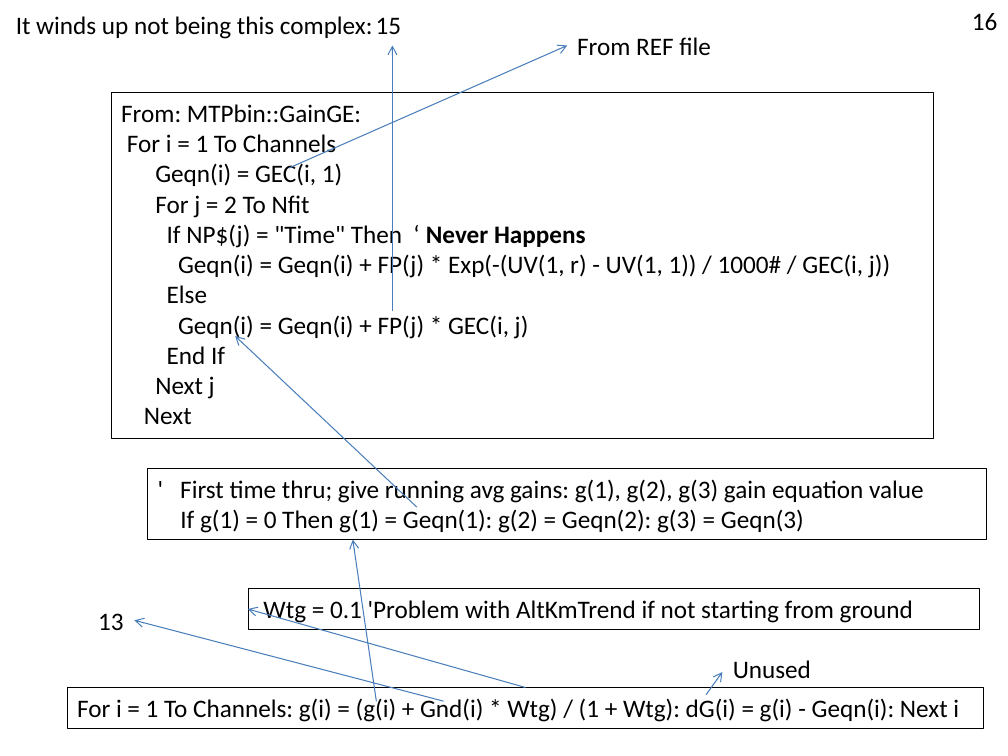
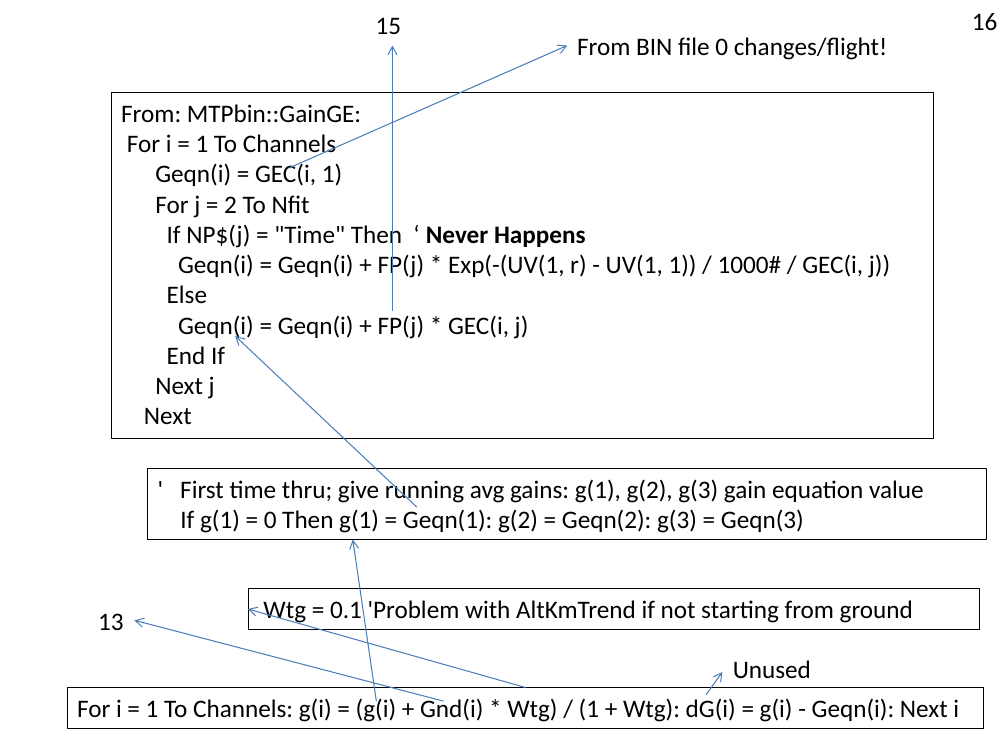
Before and after one commit to NCAR/nimbus, a slide deck: slide 11 of instruments/mtp/doc/MTP-DFD.pptx (slide 17 before the commit). Drawn at 1008x756 pixels with LibreOffice and Linux fonts; fonts in the diff are those of the drawing. Boxes give left, top, right and bottom in pixels: in the first picture for what was removed or moved away, otherwise in the second. Text is boxed around its words. In the diff, an @@ line names an element or a change of style, - is before the commit and + after.

```diff
--- a/instruments/mtp/doc/MTP-DFD.pptx
+++ b/instruments/mtp/doc/MTP-DFD.pptx
@@ text removed at <box>16,16,373,39</box> @@
-It winds up not being this complex:
@@ text at <box>577,37,887,60</box>: text changed @@
-From REF file
+From BIN file 0 changes/flight!
```
Also in this commit, not shown: 10 other slides changed, 6 slides removed.
